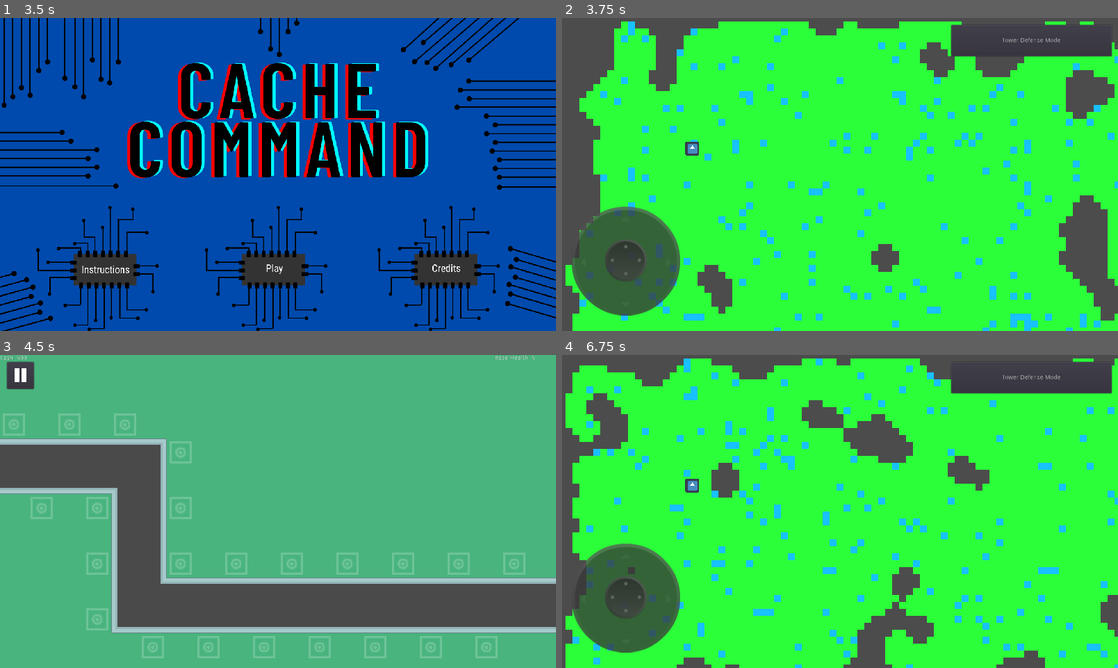
Above: before the commit, frames 1-4 (two rows, left to right).
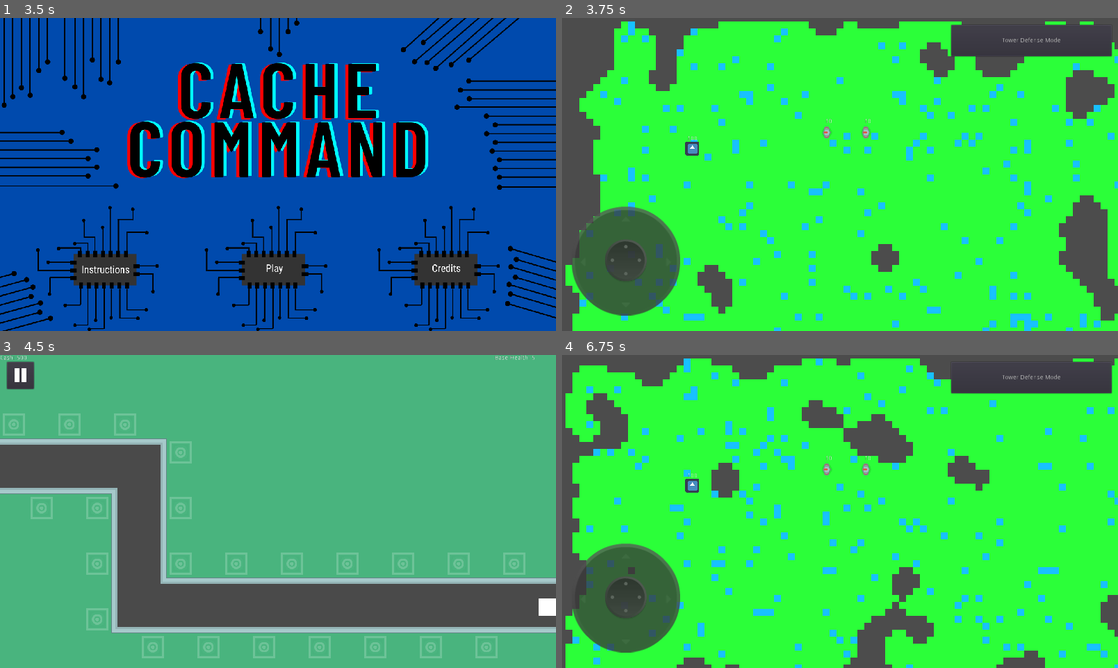
Above: after the commit, the same moments.

Repository: njrobbins/cache-command
Game: Godot game, scene res://Scenes/MainMenu.tscn
Two runs of this game, one before a commit and one after it. Both use one fixed random seed, a clock stepped at 60 frames per second and the inputs below. The engine's default icon, where the game draws it, is replaced by a stand-in: a white triangle on a blue panel in a dark square.
Inputs (mouse positions are in pixels of both pictures, inside the frame that each line leads up to):
- Up to frame 1 (3.5 s): click (105, 268) at 0.5 s; click (22, 39) at 1.25 s; click (444, 268) at 2 s; click (22, 39) at 2.75 s
- Up to frame 2 (3.75 s): click (834, 268) at 3.5 s
- Up to frame 3 (4.5 s): click "Tower Defense Mode" at 4.25 s
- Up to frame 4 (6.75 s): click (584, 376) at 5 s; click "Main Menu" at 5.75 s; click (834, 605) at 6.5 s

Frame 1 is identical in both runs. In frame 2, 0.1% of the frame differs, in the area x 22-56%, y 32-40%; in frame 3, 0.2%, in the area x 96-100%, y 77-84%; in frame 4, 0.1%.

Commit message:
Added DigDug enemy and fixed some TD bugs and changed names for a few scenes for clarification

Diff:
--- a/Scenes/DigDug.tscn
+++ b/Scenes/DigDug.tscn
@@ -1,29 +1,23 @@
-[gd_scene load_steps=7 format=2]
+[gd_scene load_steps=6 format=2]
 
-[ext_resource path="res://Assets/icon.png" type="Texture" id=1]
-[ext_resource path="res://Scripts/DigDugPlayer.gd" type="Script" id=2]
+[ext_resource path="res://Scenes/DigDugPlayer.tscn" type="PackedScene" id=1]
 [ext_resource path="res://Scripts/DigDugGame.gd" type="Script" id=3]
 [ext_resource path="res://Joystick/Joystick.tscn" type="PackedScene" id=4]
 [ext_resource path="res://Scripts/MenuButtonHandler.gd" type="Script" id=5]
-
-[sub_resource type="RectangleShape2D" id=1]
-extents = Vector2( 14, 14 )
+[ext_resource path="res://Scenes/DigDugEnemy.tscn" type="PackedScene" id=6]
 
 [node name="DigDug" type="Node2D"]
 script = ExtResource( 3 )
 
 [node name="Map" type="Node2D" parent="."]
 
-[node name="Player" type="KinematicBody2D" parent="."]
-position = Vector2( 300, 300 )
-script = ExtResource( 2 )
+[node name="DigDugEnemy" parent="." instance=ExtResource( 6 )]
+position = Vector2( 609.787, 263.196 )
 
-[node name="Sprite" type="Sprite" parent="Player"]
-scale = Vector2( 0.5, 0.5 )
-texture = ExtResource( 1 )
+[node name="DigDugEnemy2" parent="." instance=ExtResource( 6 )]
+position = Vector2( 700, 263.196 )
 
-[node name="CollisionShape2D" type="CollisionShape2D" parent="Player"]
-shape = SubResource( 1 )
+[node name="Player" parent="." instance=ExtResource( 1 )]
 
 [node name="Joystick" parent="." instance=ExtResource( 4 )]
 margin_left = 147.0
--- /dev/null
+++ b/Scenes/DigDugEnemy.tscn
@@ -0,0 +1,47 @@
+[gd_scene load_steps=5 format=2]
+
+[ext_resource path="res://Assets/drone_1.png" type="Texture" id=1]
+[ext_resource path="res://Scripts/DigDugEnemy.gd" type="Script" id=2]
+
+[sub_resource type="RectangleShape2D" id=1]
+extents = Vector2( 7.56685, 14.8542 )
+
+[sub_resource type="CircleShape2D" id=2]
+radius = 200.0
+
+[node name="DigDugEnemy" type="KinematicBody2D" groups=[
+"enemy",
+]]
+script = ExtResource( 2 )
+
+[node name="CollisionShape2D" type="CollisionShape2D" parent="."]
+shape = SubResource( 1 )
+
+[node name="Sprite" type="Sprite" parent="."]
+texture = ExtResource( 1 )
+
+[node name="Aggro" type="Area2D" parent="."]
+
+[node name="AggroShape" type="CollisionShape2D" parent="Aggro"]
+shape = SubResource( 2 )
+
+[node name="HitDetector" type="Area2D" parent="."]
+
+[node name="CollisionShape2D2" type="CollisionShape2D" parent="HitDetector"]
+shape = SubResource( 1 )
+
+[node name="ShootTimer" type="Timer" parent="."]
+
+[node name="Label" type="Label" parent="."]
+margin_left = -3.53671
+margin_top = -32.0
+margin_right = 19.4633
+margin_bottom = -18.0
+text = "0"
+__meta__ = {
+"_edit_use_anchors_": false
+}
+[connection signal="body_entered" from="Aggro" to="." method="_on_Aggro_body_entered"]
+[connection signal="body_exited" from="Aggro" to="." method="_on_Aggro_body_exited"]
+[connection signal="area_entered" from="HitDetector" to="." method="_on_HitDetector_area_entered"]
+[connection signal="timeout" from="ShootTimer" to="." method="_on_ShootTimer_timeout"]
--- /dev/null
+++ b/Scenes/DigDugPlayer.tscn
@@ -0,0 +1,50 @@
+[gd_scene load_steps=5 format=2]
+
+[ext_resource path="res://Scripts/DigDugPlayer.gd" type="Script" id=1]
+[ext_resource path="res://Assets/icon.png" type="Texture" id=2]
+
+[sub_resource type="RectangleShape2D" id=1]
+extents = Vector2( 14, 14 )
+
+[sub_resource type="CircleShape2D" id=2]
+radius = 200.0
+
+[node name="DigDugPlayer" type="KinematicBody2D" groups=[
+"Player",
+]]
+position = Vector2( 300, 300 )
+script = ExtResource( 1 )
+
+[node name="Sprite" type="Sprite" parent="."]
+scale = Vector2( 0.5, 0.5 )
+texture = ExtResource( 2 )
+
+[node name="CollisionShape2D" type="CollisionShape2D" parent="."]
+shape = SubResource( 1 )
+
+[node name="HitDetector" type="Area2D" parent="."]
+
+[node name="CollisionShape2D2" type="CollisionShape2D" parent="HitDetector"]
+shape = SubResource( 1 )
+
+[node name="Aggro" type="Area2D" parent="."]
+
+[node name="AggroShape" type="CollisionShape2D" parent="Aggro"]
+shape = SubResource( 2 )
+
+[node name="ShootTimer" type="Timer" parent="."]
+
+[node name="Label" type="Label" parent="."]
+margin_left = -16.0
+margin_top = -29.0
+margin_right = 16.0
+margin_bottom = -15.0
+text = "0"
+align = 1
+__meta__ = {
+"_edit_use_anchors_": false
+}
+[connection signal="area_entered" from="HitDetector" to="." method="_on_HitDetector_area_entered"]
+[connection signal="body_entered" from="Aggro" to="." method="_on_Aggro_body_entered"]
+[connection signal="body_exited" from="Aggro" to="." method="_on_Aggro_body_exited"]
+[connection signal="timeout" from="ShootTimer" to="." method="_on_ShootTimer_timeout"]
--- a/Scenes/Tile.tscn
+++ b/Scenes/DigDugTile.tscn
@@ -5,7 +5,9 @@
 [sub_resource type="RectangleShape2D" id=1]
 extents = Vector2( 16, 16 )
 
-[node name="Tile" type="StaticBody2D"]
+[node name="Tile" type="StaticBody2D" groups=[
+"tile",
+]]
 scale = Vector2( 0.5, 0.5 )
 
 [node name="Sprite" type="Sprite" parent="."]
--- a/Scenes/Shot.tscn
+++ b/Scenes/Shot.tscn
@@ -27,8 +27,11 @@
 
 [node name="BulletSteel" type="TextureRect" parent="."]
 visible = false
-margin_right = 40.0
-margin_bottom = 40.0
+margin_left = -16.0
+margin_top = -16.0
+margin_right = 48.0
+margin_bottom = 48.0
+rect_scale = Vector2( 0.5, 0.5 )
 texture = ExtResource( 2 )
 __meta__ = {
 "_edit_use_anchors_": false
--- a/Scenes/SiliconMiningMain.tscn
+++ /dev/null
@@ -1,115 +0,0 @@
-[gd_scene load_steps=6 format=2]
-
-[ext_resource path="res://Scripts/MenuButtonHandler.gd" type="Script" id=1]
-[ext_resource path="res://fonts/new_dynamicfont.tres" type="DynamicFont" id=2]
-[ext_resource path="res://Joystick/Joystick.tscn" type="PackedScene" id=3]
-[ext_resource path="res://Assets/Icons/pause.png" type="Texture" id=4]
-[ext_resource path="res://crt_material.tres" type="Material" id=5]
-
-[node name="SiliconMiningMain" type="Node2D"]
-
-[node name="UI" type="Control" parent="."]
-margin_right = 1280.0
-margin_bottom = 720.0
-script = ExtResource( 1 )
-__meta__ = {
-"_edit_use_anchors_": false
-}
-
-[node name="BackgroundColor" type="ColorRect" parent="UI"]
-margin_right = 1280.0
-margin_bottom = 720.0
-color = Color( 0.6, 0.6, 0.6, 1 )
-__meta__ = {
-"_edit_use_anchors_": false
-}
-
-[node name="ColorRect" type="ColorRect" parent="UI"]
-visible = false
-material = ExtResource( 5 )
-margin_right = 1280.0
-margin_bottom = 720.0
-__meta__ = {
-"_edit_use_anchors_": false
-}
-
-[node name="PauseButton" type="Button" parent="UI"]
-margin_left = 16.0
-margin_top = 16.0
-margin_right = 78.0
-margin_bottom = 78.0
-icon = ExtResource( 4 )
-__meta__ = {
-"_edit_use_anchors_": false
-}
-
-[node name="TDButton" type="Button" parent="UI"]
-margin_left = 896.0
-margin_top = 16.0
-margin_right = 1265.52
-margin_bottom = 88.0
-custom_fonts/font = ExtResource( 2 )
-text = "Tower Defense Mode"
-__meta__ = {
-"_edit_use_anchors_": false
-}
-
-[node name="Label" type="Label" parent="UI"]
-anchor_left = 0.5
-anchor_top = 0.5
-anchor_right = 0.5
-anchor_bottom = 0.5
-margin_left = -275.0
-margin_top = -33.0
-margin_right = 275.0
-margin_bottom = 33.0
-custom_fonts/font = ExtResource( 2 )
-text = "Silicon Mining Game Mode Area"
-align = 1
-valign = 1
-__meta__ = {
-"_edit_use_anchors_": false
-}
-
-[node name="WinLevelButton" type="Button" parent="UI"]
-margin_left = 384.0
-margin_top = 512.0
-margin_right = 576.0
-margin_bottom = 584.0
-custom_fonts/font = ExtResource( 2 )
-text = "Win Level"
-__meta__ = {
-"_edit_use_anchors_": false
-}
-
-[node name="FireButton" type="Button" parent="UI"]
-margin_left = 1021.72
-margin_top = 512.0
-margin_right = 1213.72
-margin_bottom = 584.0
-custom_fonts/font = ExtResource( 2 )
-text = "Fire"
-__meta__ = {
-"_edit_use_anchors_": false
-}
-
-[node name="LoseLevelButton" type="Button" parent="UI"]
-margin_left = 704.0
-margin_top = 512.0
-margin_right = 904.0
-margin_bottom = 584.0
-custom_fonts/font = ExtResource( 2 )
-text = "Lose Level"
-__meta__ = {
-"_edit_use_anchors_": false
-}
-
-[node name="Joystick" parent="UI" instance=ExtResource( 3 )]
-margin_left = -22.0
-margin_top = 391.0
-margin_right = -908.0
-margin_bottom = -17.0
-[connection signal="pressed" from="UI/PauseButton" to="UI" method="_on_PauseMenuButton_pressed"]
-[connection signal="pressed" from="UI/TDButton" to="UI" method="_on_TDButton_pressed"]
-[connection signal="pressed" from="UI/WinLevelButton" to="UI" method="_on_WinLevelButton_pressed"]
-[connection signal="pressed" from="UI/LoseLevelButton" to="UI" method="_on_LoseLevelButton_pressed"]
--- a/Scenes/Game.tscn
+++ b/Scenes/TowerDefenseGame.tscn
@@ -1,12 +1,12 @@
 [gd_scene load_steps=11 format=2]
 
-[ext_resource path="res://Scripts/Game.gd" type="Script" id=1]
+[ext_resource path="res://Scripts/TowerDefenseGame.gd" type="Script" id=1]
 [ext_resource path="res://Assets/Tilesheets/tower_defense_1.png" type="Texture" id=4]
 [ext_resource path="res://Assets/Icons/pause.png" type="Texture" id=5]
 [ext_resource path="res://Assets/Tilesheets/tower_defense_3.png" type="Texture" id=6]
 [ext_resource path="res://Assets/Tilesheets/tower_defense_2.png" type="Texture" id=7]
 
-[sub_resource type="TileSet" id=4]
+[sub_resource type="TileSet" id=1]
 14/name = "tower_defense_tilesheet.png 14"
 14/texture = ExtResource( 4 )
 14/tex_offset = Vector2( 0, 0 )
@@ -321,10 +321,9 @@
 tile_data = PoolIntArray( 3, -1073741817, 0, 4, -1073741817, 0, 5, -1073741817, 0, 10, -1073741817, 0, 11, -1073741817, …(2097 unchanged characters)…
 
 [node name="Path2D" type="Path2D" parent="."]
-curve = SubResource( 6 )
+curve = SubResource( 4 )
 
 [node name="Base" type="ColorRect" parent="."]
-visible = false
 margin_left = 1240.0
 margin_top = 560.0
 margin_right = 1280.0
@@ -336,14 +335,10 @@
 [node name="BaseArea" type="Area2D" parent="Base" groups=[
 "Base",
 ]]
-visible = false
-position = Vector2( 1243.81, 565.126 )
-
-[node name="BaseCollision" type="CollisionShape2D" parent="Base/BaseArea" groups=[
-"Base",
-]]
-visible = false
-shape = SubResource( 7 )
+
+[node name="BaseCollision" type="CollisionShape2D" parent="Base/BaseArea"]
+position = Vector2( 20, 16 )
+shape = SubResource( 5 )
 
 [node name="BaseLabel" type="Label" parent="."]
 margin_left = 1139.0
--- a/Scenes/TowerDefenseMain.tscn
+++ /dev/null
@@ -1,136 +0,0 @@
-[gd_scene load_steps=4 format=2]
-
-[ext_resource path="res://fonts/new_dynamicfont.tres" type="DynamicFont" id=1]
-[ext_resource path="res://Scripts/MenuButtonHandler.gd" type="Script" id=2]
-
-[sub_resource type="ShaderMaterial" id=1]
-
-[node name="TowerDefenseMain" type="Node2D"]
-
-[node name="UI" type="Control" parent="."]
-margin_right = 1280.0
-margin_bottom = 720.0
-script = ExtResource( 2 )
-__meta__ = {
-"_edit_use_anchors_": false
-}
-
-[node name="BackgroundColor" type="ColorRect" parent="UI"]
-margin_right = 1280.0
-margin_bottom = 720.0
-color = Color( 0.6, 0.6, 0.6, 1 )
-__meta__ = {
-"_edit_use_anchors_": false
-}
-
-[node name="PauseButton" type="Button" parent="UI"]
-margin_left = 16.0
-margin_top = 16.0
-margin_right = 236.0
-margin_bottom = 88.0
-custom_fonts/font = ExtResource( 1 )
-text = "Pause Menu"
-__meta__ = {
-"_edit_use_anchors_": false
-}
-
-[node name="TowerShopPopupMenu" type="PopupMenu" parent="UI"]
-margin_left = 253.0
-margin_top = 63.0
-margin_right = 1023.0
-margin_bottom = 575.0
-size_flags_horizontal = 4
-size_flags_vertical = 4
-custom_colors/font_color_disabled = Color( 0, 0, 0, 1 )
-
-[node name="Tower1Button" type="TextureButton" parent="UI/TowerShopPopupMenu"]
-material = SubResource( 1 )
-margin_left = 197.0
-margin_top = 129.0
-margin_right = 321.0
-margin_bottom = 259.0
-stretch_mode = 3
-
-[node name="Tower2Button" type="TextureButton" parent="UI/TowerShopPopupMenu"]
-margin_left = 470.951
-margin_top = 132.059
-margin_right = 593.951
-margin_bottom = 258.059
-
-[node name="TowerShopText" type="Label" parent="UI/TowerShopPopupMenu"]
-margin_left = 281.0
-margin_top = 15.0
-margin_right = 482.0
-margin_bottom = 81.0
-custom_fonts/font = ExtResource( 1 )
-text = "Tower Shop"
-
-[node name="BuyTower1Label" type="Label" parent="UI/TowerShopPopupMenu"]
-margin_left = 150.0
-margin_top = 274.0
-margin_right = 365.0
-margin_bottom = 350.0
-custom_fonts/font = ExtResource( 1 )
-text = "Buy Tower 1"
-
-[node name="BuyTower2Label" type="Label" parent="UI/TowerShopPopupMenu"]
-margin_left = 445.0
-margin_top = 273.0
-margin_right = 659.0
-margin_bottom = 350.0
-custom_fonts/font = ExtResource( 1 )
-text = "Buy Tower 2"
-
-[node name="TowerShopButton" type="Button" parent="UI"]
-margin_left = 1040.0
-margin_top = 16.0
-margin_right = 1260.0
-margin_bottom = 88.0
-custom_fonts/font = ExtResource( 1 )
-text = "Tower Shop"
-__meta__ = {
-"_edit_use_anchors_": false
-}
-
-[node name="Label" type="Label" parent="UI"]
-anchor_left = 0.5
-anchor_top = 0.5
-anchor_right = 0.5
-anchor_bottom = 0.5
-margin_left = -280.5
-margin_top = -33.0
-margin_right = 280.5
-margin_bottom = 33.0
-custom_fonts/font = ExtResource( 1 )
-text = "Tower Defense Game Mode Area"
-align = 1
-valign = 1
-__meta__ = {
-"_edit_use_anchors_": false
-}
-
-[node name="WinLevelButton" type="Button" parent="UI"]
-margin_left = 384.0
-margin_top = 512.0
-margin_right = 576.0
-margin_bottom = 584.0
-custom_fonts/font = ExtResource( 1 )
-text = "Win Level"
-__meta__ = {
-"_edit_use_anchors_": false
-}
-
-[node name="LoseLevelButton" type="Button" parent="UI"]
-margin_left = 704.0
-margin_top = 512.0
-margin_right = 904.0
-margin_bottom = 584.0
-custom_fonts/font = ExtResource( 1 )
-text = "Lose Level"
-__meta__ = {
-"_edit_use_anchors_": false
-}
-[connection signal="pressed" from="UI/PauseButton" to="UI" method="_on_PauseButton_pressed"]
-[connection signal="pressed" from="UI/TowerShopButton" to="UI" method="_on_TowerShopButton_pressed"]
-[connection signal="pressed" from="UI/WinLevelButton" to="UI" method="_on_WinLevelButton_pressed"]
-[connection signal="pressed" from="UI/LoseLevelButton" to="UI" method="_on_LoseLevelButton_pressed"]
--- /dev/null
+++ b/Scripts/DigDugEnemy.gd
@@ -0,0 +1,56 @@
+extends KinematicBody2D
+
+export var RADIUS = 300
+export var shoot_rate = 1
+export var hp = 10
+export var move_speed = 50
+
+var instance
+var shot = load("res://Scenes/Shot.tscn")
+var current_target = null
+var velocity
+
+func _ready():
+	$Label.text = str(hp)
+
+func init(rad, rate):
+	RADIUS = rad
+	shoot_rate = rate
+	$Aggro/AggroShape.shape.radius = RADIUS
+	$ShootTimer.set_wait_time(1.0 / shoot_rate)
+
+func _physics_process(delta):
+	if current_target != null:
+		velocity = ((current_target.get_global_transform().origin - position).normalized() * move_speed)
+		position += velocity * delta
+		rotation = velocity.angle()
+
+
+func _on_ShootTimer_timeout():
+	if current_target != null:
+		instance = shot.instance()
+		instance.set_target(current_target)
+		instance.position = self.get_global_transform().origin
+		instance.sentBy = "enemy"
+		get_parent().add_child(instance)
+
+
+func _on_Aggro_body_entered(body):
+	if body.is_in_group("Player"):
+		current_target = body
+		$ShootTimer.start()
+
+
+func _on_Aggro_body_exited(body):
+	if body.is_in_group("Player"):
+		current_target = null
+		$ShootTimer.stop()
+
+
+func _on_HitDetector_area_entered(area):
+	if area.is_in_group("shot") and area.sentBy != "enemy":
+		area.queue_free()
+		hp -= 1
+		$Label.text = str(hp)
+		if hp <= 0:
+			queue_free()
--- a/Scripts/DigDugGame.gd
+++ b/Scripts/DigDugGame.gd
@@ -1,7 +1,7 @@
 extends Node2D
 
-const Tile = preload("res://Scenes/Tile.tscn")
-const Res = preload("res://Scenes/Resource.tscn")
+const Tile = preload("res://Scenes/DigDugTile.tscn")
+const Res = preload("res://Scenes/DigDugResource.tscn")
 
 var cell_w = 16
 var cell_h = 16
--- a/Scripts/DigDugPlayer.gd
+++ b/Scripts/DigDugPlayer.gd
@@ -12,18 +12,57 @@
 
 var mined = 0
 
+export var RADIUS = 200
+export var shoot_rate = 2
+export var hp = 100
+
+var instance
+var current_target = null
+var shot = load("res://Scenes/Shot.tscn")
+
+func _ready():
+	$Label.text = str(hp)
+
 func _physics_process(_delta):
 	if joystick_move and joystick_move.is_working:
 		var vel = joystick_move.output * speed
-
 		velocity = move_and_slide(vel)
 
 	for i in get_slide_count():
 		var collision = get_slide_collision(i)
-
 		if collision.collider != null:
 			if collision.collider.is_in_group("res"):
 				mined += 1
 				print("Mined: ",mined)
+				collision.collider.free()
+			elif collision.collider.is_in_group("tile"):
+				collision.collider.free()
 
-			collision.collider.free()
+
+func _on_HitDetector_area_entered(area):
+	if area.is_in_group("shot") and area.sentBy != "player":
+		area.queue_free()
+		hp -= 1
+		$Label.text = str(hp)
+
+
+
+func _on_ShootTimer_timeout():
+	if current_target != null:
+		instance = shot.instance()
+		instance.set_target(current_target, true)
+		instance.position = self.get_global_transform().origin
+		instance.sentBy = "player"
+		get_parent().add_child(instance)
+
+
+func _on_Aggro_body_entered(body):
+	if body.is_in_group("enemy"):
+		current_target = body
+		$ShootTimer.start()
+
+
+func _on_Aggro_body_exited(body):
+	if body.is_in_group("enemy"):
+		current_target = null
+		$ShootTimer.stop()
--- a/Scripts/Drone.gd
+++ b/Scripts/Drone.gd
@@ -32,6 +32,7 @@
 		if hp <= 0:
 			get_parent().get_parent().add_cash(5)
 			queue_free()
-	if area.is_in_group("TheBase"):
+	print(area.get_groups())
+	if area.is_in_group("Base"):
 		queue_free()
 		get_parent().get_parent().base_hit()
--- a/Scripts/MenuButtonHandler.gd
+++ b/Scripts/MenuButtonHandler.gd
@@ -36,13 +36,7 @@
 	scene = get_tree().change_scene("res://Scenes/DigDug.tscn")
 
 func _on_TDButton_pressed():
-	scene = get_tree().change_scene("res://Scenes/Game.tscn")
-
-func _on_TextureButton_pressed():
-	print("pressed")
-
-func _on_TowerShopButton_pressed():
-	get_node("TowerShopPopupMenu").popup()
+	scene = get_tree().change_scene("res://Scenes/TowerDefenseGame.tscn")
 
 func _on_TryAgainButton_pressed():
 	pass
--- a/Scripts/Shot.gd
+++ b/Scripts/Shot.gd
@@ -5,6 +5,7 @@
 var speed = 400
 var timerStarted = false
 var target = null
+var sentBy
 
 func _physics_process(delta):
 	if target.get_ref():
@@ -17,7 +18,10 @@
 	if timerStarted:
 		position += velocity * delta
 
-func set_target(new_target):
+func set_target(new_target, fromPlayer=false):
+	if fromPlayer:
+		$BulletCopper.visible = false
+		$BulletSteel.visible = true
 	target = weakref(new_target)
 
 func _on_LifeTimer_timeout():
--- a/Scripts/Tower.gd
+++ b/Scripts/Tower.gd
@@ -9,7 +9,6 @@
 
 var current_target = null
 var enemy_array = []
-var shooting = false
 var shot = load("res://Scenes/Shot.tscn")
 
 func init(rad, rate):
Renamed: Scenes/Resource.tscn -> Scenes/DigDugResource.tscn
Not shown: 3 places in Scenes/TowerDefenseGame.tscn that only renumber resources
Renamed: Scripts/Game.gd -> Scripts/TowerDefenseGame.gd
Not shown, added: VERSION.md
